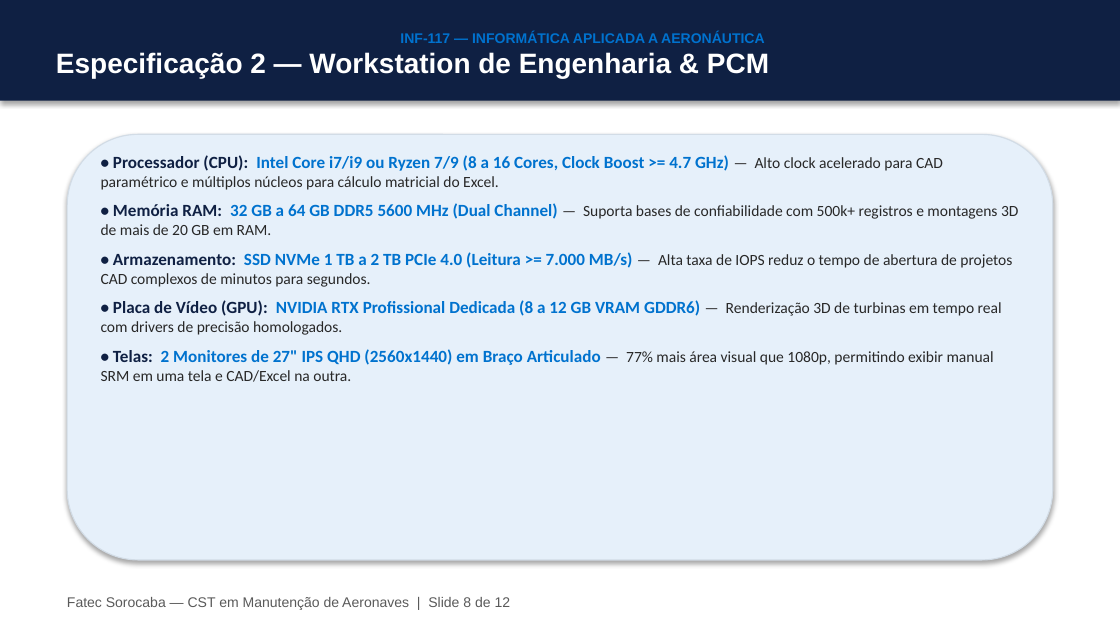
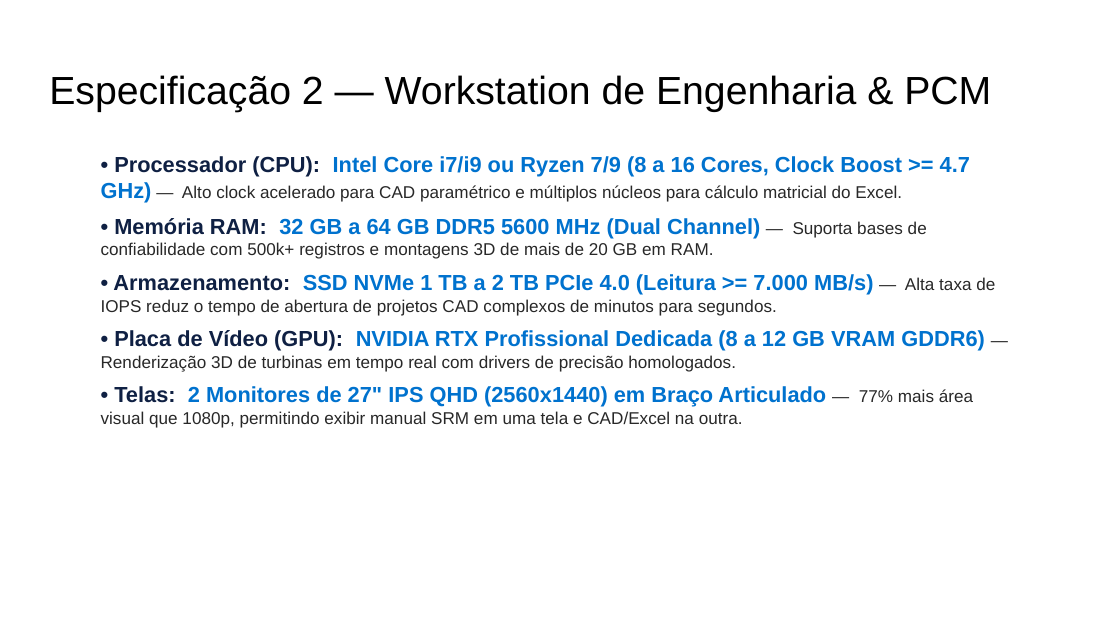
Before and after one commit to profAndreSouza/Material, a slide deck: slide 8 of Informática Aplicada a Aeronáutica/Slides/Slides_Aula_01_Hardware_e_Estacoes_de_Trabalho.pptx. Drawn at 1120x630 pixels with LibreOffice and Linux fonts; fonts in the diff are those of the drawing; background and template pictures are left out. Boxes give left, top, right and bottom in pixels: in the first picture for what was removed or moved away, otherwise in the second. Text is boxed around its words. In the diff, an @@ line names an element or a change of style, - is before the commit and + after.

```diff
--- a/Informática Aplicada a Aeronáutica/Slides/Slides_Aula_01_Hardware_e_Estacoes_de_Trabalho.pptx
+++ b/Informática Aplicada a Aeronáutica/Slides/Slides_Aula_01_Hardware_e_Estacoes_de_Trabalho.pptx
@@ title "Especificação 2 — Workstation de ...": place and size @@
-title "Especificação 2 — Workstation de ..." at (0,0,1120,101)
+title "Especificação 2 — Workstation de ..." at (49,75,991,112)
@@ title "Especificação 2 — Workstation de ..." at (49,75,991,112): size 18 to 25.2 pt, text colour #FFFFFF to #000000, bold off; vertical alignment middle to top; fill #0F2043 to none; shadow off @@
@@ title at (400,31,764,43): paragraph removed @@
-INF-117 — INFORMÁTICA APLICADA A AERONÁUTICA
@@ rounded rectangle removed at (67,134,1053,560) @@
@@ text "• Processador (CPU): Intel Core ..." at (101,156,995,428): size 11 to 14 pt in "• Processador (CPU): Intel Core i7/i9 ou ...", "• Memória RAM: 32 GB a 64 ...", "• Armazenamento: SSD NVMe 1 TB a ...", "• Placa de Vídeo (GPU): NVIDIA RTX ..." and 1 more places; size 10 to 11 pt in "— Alto clock acelerado para CAD paramétrico ...", "— Suporta bases de confiabilidade com 500k+ ...", "— Alta taxa de IOPS reduz o ...", "— Renderização 3D de turbinas em tempo ..." and 1 more places; font Calibri to Arial @@
@@ text removed at (67,597,511,610) @@
-Fatec Sorocaba — CST em Manutenção de Aeronaves | Slide 8 de 12
```
Also in this commit, not shown: 10 other slides changed, 1 slide removed, 4 other files.
